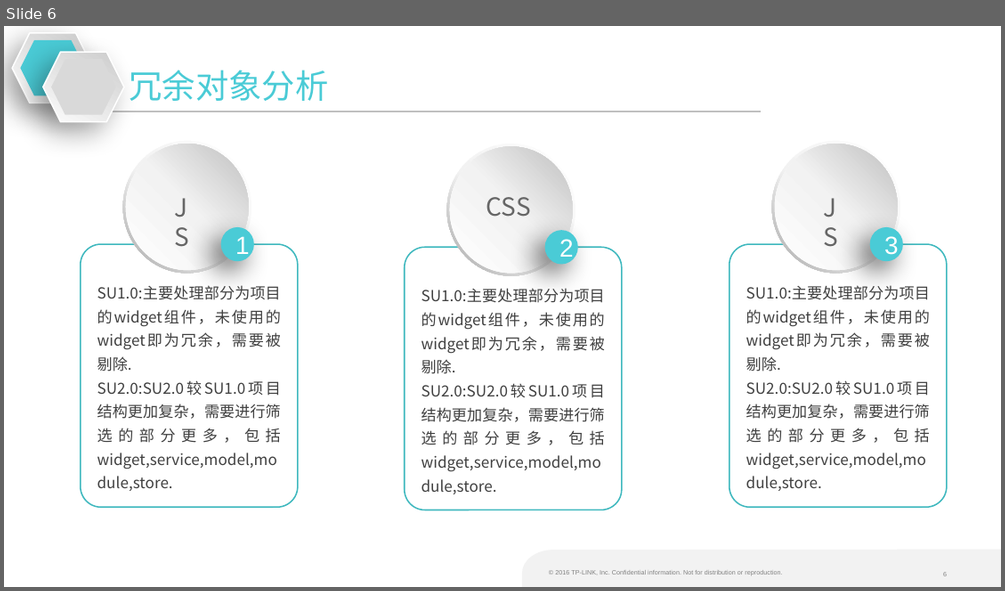
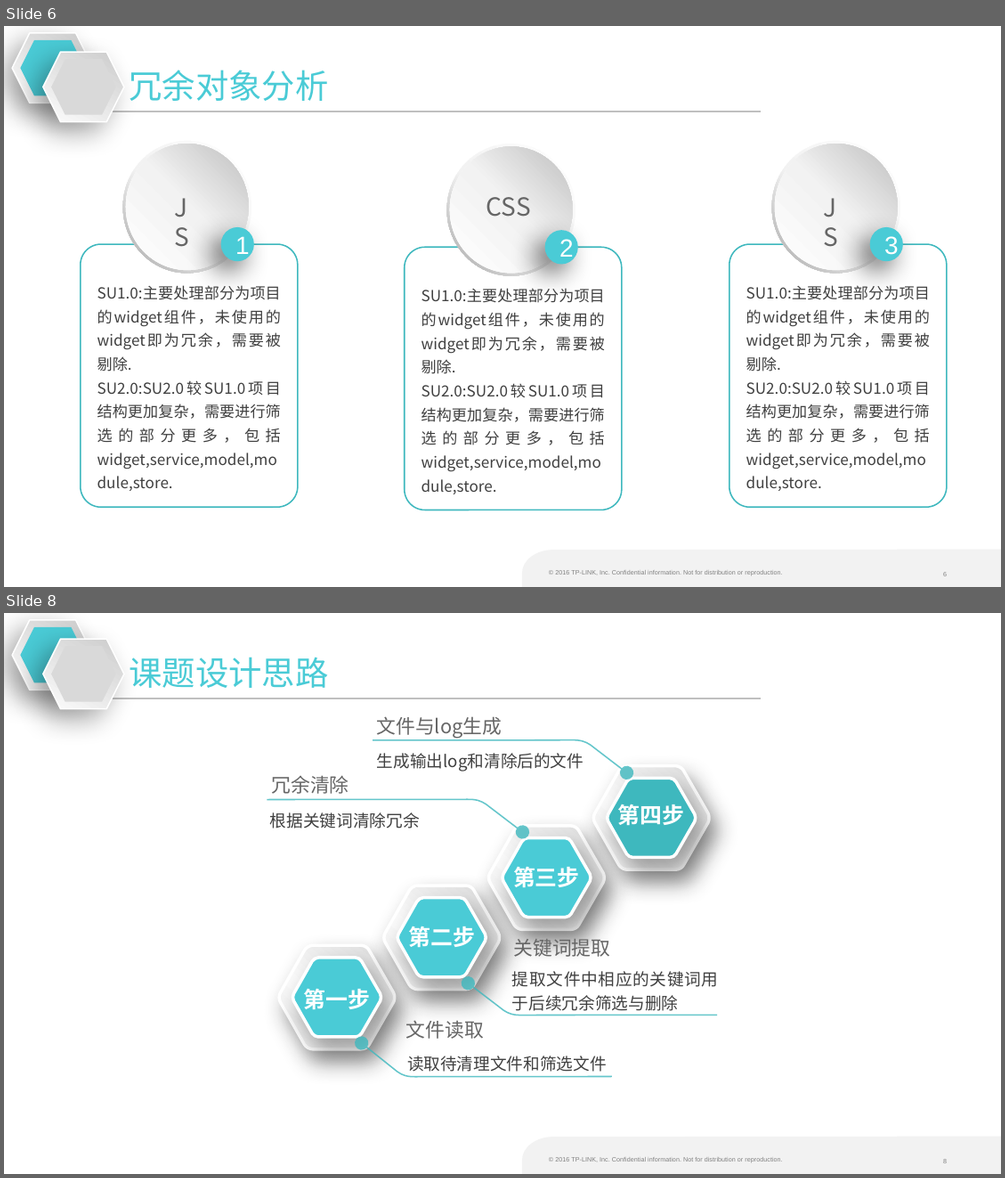
Before and after one commit to wangxm47/train, a slide deck: TPLink_PPT_Template_V1_16x9.pptx. Shown one above the other, each under a label of ours: slide 6 before the commit, slides 6 and 8 after it; the slides between them are not shown. The pictures are 1005x591 and 1005x1178 pixels, drawn with LibreOffice and Linux fonts; fonts in the diff are those of the drawing; background and template pictures are left out. Boxes give left, top, right and bottom in pixels: in the first picture for what was removed or moved away, otherwise in the second. Text is boxed around its words. In the diff, an @@ line names an element or a change of style, - is before the commit and + after.

```diff
--- a/TPLink_PPT_Template_V1_16x9.pptx
+++ b/TPLink_PPT_Template_V1_16x9.pptx
@@ slide 8 added at (4,613,1001,1174), background #FFFFFF; not listed: 3 template elements that a slide beside it also shows @@
@@ group added at (12,620,760,709): 4 hexagons, 1 text, 1 line @@
+课题设计思路
@@ group added at (267,716,718,1077): 12 freeform shapes, 12 texts @@
+第一步
+读取待清理文件和筛选文件
+第二步
+提取文件中相应的关键词用于后续冗余筛选与删除
+第三步
+根据关键词清除冗余
+第四步
+生成输出log和清除后的文件
+关键词提取
+文件读取
+冗余清除
+文件与log生成
```
Also in this commit, not shown: 1 slide changed, 2 other slides added.
